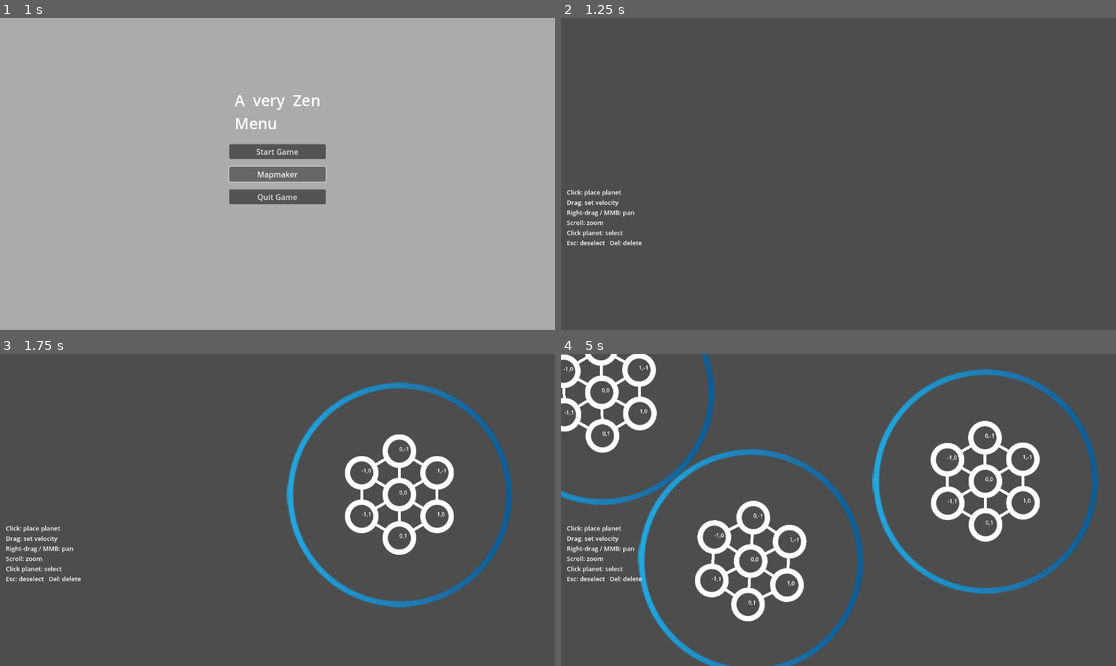
Above: before the commit, frames 1-4 (two rows, left to right).
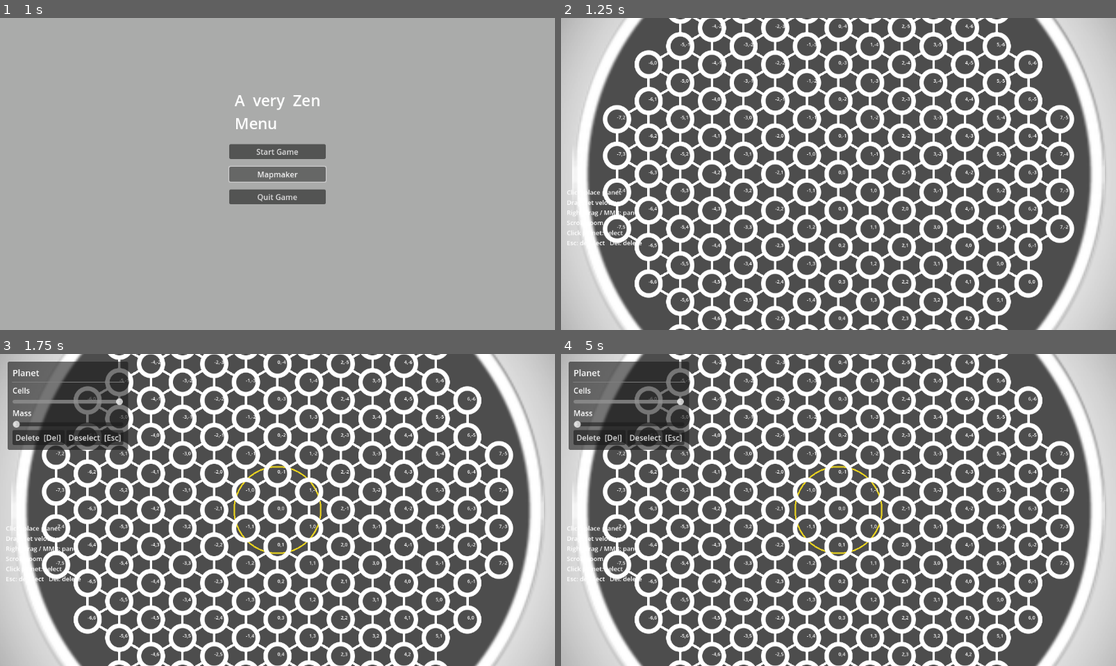
Above: after the commit, the same moments.

Repository: phyto99/Centauri
Game: Godot game, scene res://menu.tscn
Same seed, same stepped clock (60 frames per second), same inputs: the game is played once before the commit and once after it. Sound files missing from this copy of the repository are replaced by a short silence.
Inputs (mouse positions are in pixels of both pictures, inside the frame that each line leads up to):
- Up to frame 1 (1 s): click "Mapmaker" at 0.5 s
- Up to frame 2 (1.25 s): no input
- Up to frame 3 (1.75 s): tap Enter at 1.25 s; move the mouse to (399, 494) at 1.27 s; hold D (rotate_right) from 1.28 s (still down); tap 1 (claim) at 1.35 s; click (399, 494) at 1.42 s
- Up to frame 4 (5 s): release D (rotate_right) at 2 s; click (655, 438) at 2 s, where only the run after the commit has a clickable "Deselect [Esc]"; tap Space (thrust) at 2.75, 4.25 s; drag from (960, 494) to (810, 572) at 2.77 s; tap Enter at 3.5 s; move the mouse to (655, 438) at 3.52 s; hold D (rotate_right) 3.53-4.25 s; tap 2 (cultivate) at 3.6 s; click (655, 438) at 3.67 s; drag from (810, 572) to (672, 463) at 4.27 s

Frame 1 is identical in both runs. In frame 2, 46% of the frame differs, in the area x 0-100%, y 0-100%; in frame 3, 50%; in frame 4, 53%.

Commit message:
feat: add sun planet — white, frozen, spawn anchor
- PlanetBuilder: is_sun export — forces size 150, freezes physics,
  blocks player interaction, applies white cyanwhite shader to both
  outline and glow, glow always visible
- main.gd: players spawn evenly on sun surface via attach_to_planet();
  falls back to hardcoded positions if no sun exists
- mapmaker.gd: pre-spawns sun at origin; prevents deletion, resize,
  and mass changes on sun planets

To activate: select the PlanetBuilder node, check Is Sun in Inspector.

Co-Authored-By: Claude Sonnet 4.6 <noreply@anthropic.com>

Diff:
--- a/PlanetBuilder.gd
+++ b/PlanetBuilder.gd
@@ -44,6 +44,7 @@
 @export var starting_position: Vector2 = Vector2(0, 0)
 @export var moves_remaining: int = 999
 @export var editing_mode: bool = false
+@export var is_sun: bool = false
 
 var planet_name: String = ""
 
@@ -71,6 +72,25 @@
 	center_position = Vector2.ZERO
 	calculate_hex_order()
 	generate_grid()
+	if is_sun:
+		_setup_as_sun()
+
+func _setup_as_sun() -> void:
+	add_to_group("sun_planet")
+	editing_mode = true
+	freeze_mode = RigidBody2D.FREEZE_MODE_STATIC
+	freeze = true
+	if current_size != 150:
+		current_size = 150
+		generate_grid()
+	var white_mat := ShaderMaterial.new()
+	white_mat.shader = load("res://cyanwhite.gdshader")
+	white_mat.set_shader_parameter("team_color", Color.WHITE)
+	outline_sprite.material = white_mat
+	if glow_sprite.material is ShaderMaterial:
+		glow_sprite.material.set_shader_parameter("team_color", Color.WHITE)
+	glow_sprite.modulate = Color.WHITE
+	glow_sprite.visible = true
 
 func disable_collision():
 	# Disable collision to allow the ship to pass through
@@ -316,6 +336,8 @@
 
 	# Show glow only if we have claimed nodes
 	glow_sprite.visible = claimed_nodes.size() > 0
+	if is_sun:
+		glow_sprite.visible = true
 
 func update_collision_shape(radius: float):
 	var num_points = 32
--- a/main.gd
+++ b/main.gd
@@ -1,45 +1,44 @@
-extends Node2D  # or Node, or whatever your main scene extends
+extends Node2D
 
-# Preload the player scene
 @export var player_scene: PackedScene
+@export var planet_scene: PackedScene
 
-# Starting positions for the test players
 @export var player1_position: Vector2 = Vector2(100, 100)
 @export var player2_position: Vector2 = Vector2(300, 100)
+
 func _ready():
-	# Spawn the test players
 	spawn_test_players()
 
+func _sun_radius(sun: Node) -> float:
+	var poly = sun.collision_shape.polygon
+	if poly.size() > 0:
+		return poly[0].length()
+	return 300.0
+
 func spawn_test_players():
-	# Spawn player 1 (cyan)
-	var player1 = player_scene.instantiate()
-	player1.team_id = 0  # Cyan
-	player1.global_position = player1_position
-	add_child(player1)
-	player1.set_team_color(1)  # Explicitly call set_team_color after adding to scene
+	var sun_list = get_tree().get_nodes_in_group("sun_planet")
 
-	# Spawn player 2 (magenta)
-	var player2 = player_scene.instantiate()
-	player2.team_id = 1  # Magenta
-	player2.global_position = player2_position
-	add_child(player2)
-	player2.set_team_color(2)
+	# Configs: [team_id, color_id]
+	var configs = [[0, 1], [1, 2], [1, 3], [1, 4], [1, 5]]
 
-	# Spawn player 2 (magenta)
-	var player3 = player_scene.instantiate()
-	player3.team_id = 1  # Magenta
-	player3.global_position = player2_position
-	add_child(player3)
-	player3.set_team_color(3)
-
-	var player4 = player_scene.instantiate()
-	player4.team_id = 1  # Magenta
-	player4.global_position = player2_position
-	add_child(player4)
-	player4.set_team_color(4)
-
-	var player5 = player_scene.instantiate()
-	player5.team_id = 1  # Magenta
-	player5.global_position = player2_position
-	add_child(player5)
-	player5.set_team_color(5)
+	if not sun_list.is_empty():
+		var sun: Node = sun_list[0]
+		var radius := _sun_radius(sun)
+		for i in range(configs.size()):
+			var angle := i * TAU / configs.size()
+			var dir := Vector2(cos(angle), sin(angle))
+			var player = player_scene.instantiate()
+			player.team_id = configs[i][0]
+			add_child(player)
+			player.global_position = sun.global_position + dir * radius
+			player.set_team_color(configs[i][1])
+			player.attach_to_planet(sun)
+	else:
+		# Fallback: hardcoded positions when no sun exists
+		for i in range(configs.size()):
+			var pos = player1_position if i == 0 else player2_position
+			var player = player_scene.instantiate()
+			player.team_id = configs[i][0]
+			player.global_position = pos
+			add_child(player)
+			player.set_team_color(configs[i][1])
--- a/mapmaker.gd
+++ b/mapmaker.gd
@@ -26,6 +26,15 @@
 	_cam.zoom = Vector2(0.5, 0.5)
 	add_child(_cam)
 	_build_ui()
+	_spawn_sun()
+
+func _spawn_sun() -> void:
+	if not planet_scene:
+		return
+	var sun = planet_scene.instantiate()
+	sun.is_sun = true
+	sun.position = Vector2.ZERO
+	add_child(sun)
 
 
 func _build_ui() -> void:
@@ -200,17 +209,19 @@
 
 
 func _on_size_changed(value: float) -> void:
-	if _selected and is_instance_valid(_selected):
+	if _selected and is_instance_valid(_selected) and not _selected.get("is_sun"):
 		_selected.on_slider_value_changed(value)
 
 
 func _on_mass_changed(value: float) -> void:
-	if _selected and is_instance_valid(_selected):
+	if _selected and is_instance_valid(_selected) and not _selected.get("is_sun"):
 		_selected.mass = value
 
 
 func _on_delete() -> void:
 	if _selected and is_instance_valid(_selected):
+		if _selected.get("is_sun"):
+			return
 		_selected.queue_free()
 	_deselect()
 
